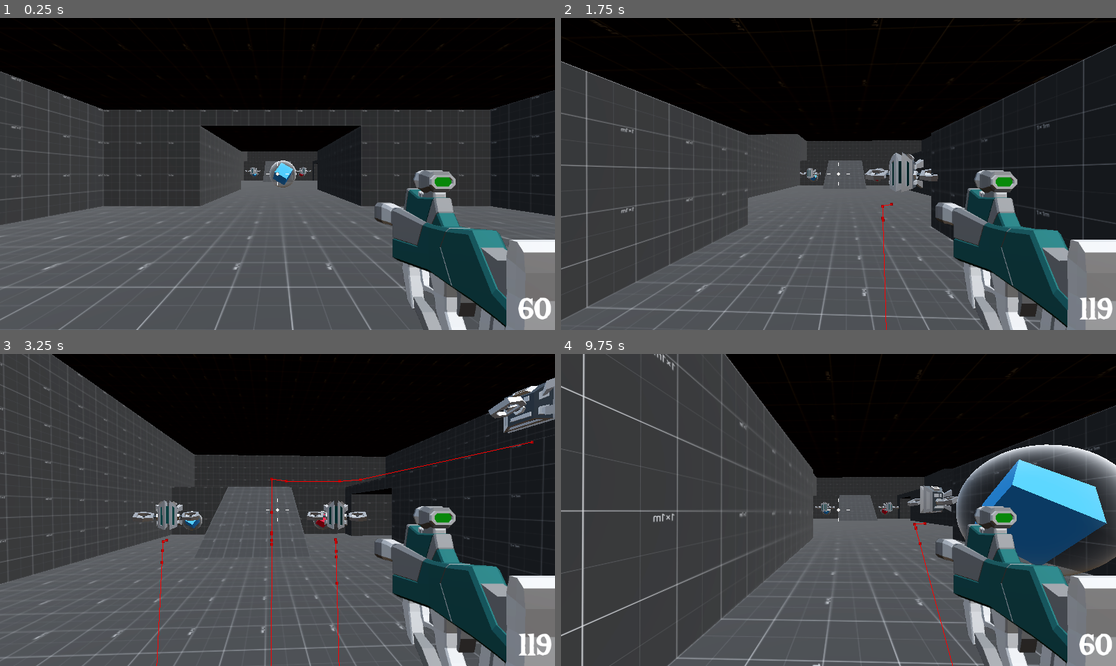
Above: before the commit, frames 1-4 (two rows, left to right).
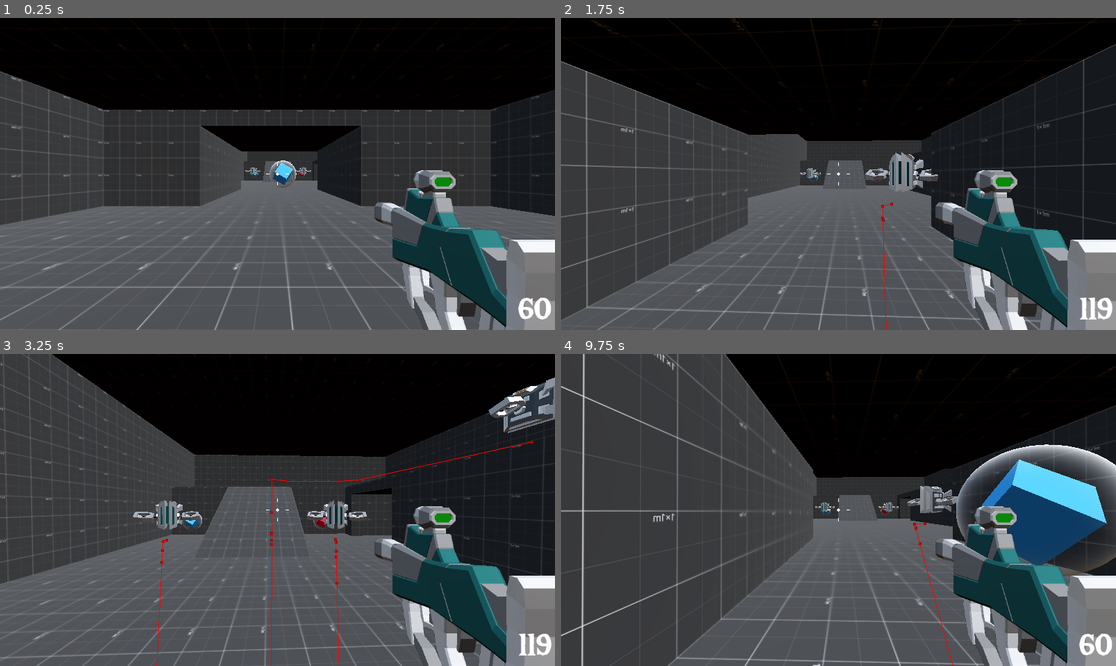
Above: after the commit, the same moments.

Repository: DTNevaeha/Shootout
Game: Godot game, scene res://Levels/main_level.tscn
Two runs of this game, one before a commit and one after it. Both use one fixed random seed, a clock stepped at 60 frames per second and the inputs below.
Inputs (mouse positions are in pixels of both pictures, inside the frame that each line leads up to):
- Up to frame 1 (0.25 s): no input
- Up to frame 2 (1.75 s): move the mouse to (866, 174) at 0.52 s; hold Right mouse button (aim) 0.53-1.28 s; hold W (move_forward) from 0.53 s (still down); tap Space (jump) at 0.77, 1.52 s; move the mouse to (810, 174) at 1.27 s; click (810, 174) at 1.35 s
- Up to frame 3 (3.25 s): keep holding W (move_forward); move the mouse to (288, 503) at 2.02 s; hold Mouse wheel up (next_weapon) 2.03-2.78 s; move the mouse to (271, 516) at 2.77 s; tap Mouse wheel down (previous_weapon) at 2.85 s; tap Space (jump) at 3.02 s
- Up to frame 4 (9.75 s): move the mouse to (877, 513) at 3.52 s; hold 1 (weapon_1) 3.53-4.28 s; tap Space (jump) at 3.77, 4.52, 6.02, 6.77, 7.52 s; move the mouse to (794, 506) at 4.27 s; tap 2 (weapon_2) at 4.35, 9.6 s; move the mouse to (844, 510) at 5.02 s; hold Right mouse button (aim) 5.03-5.78 s; move the mouse to (816, 503) at 5.77 s; release W (move_forward) at 5.78 s; hold D (move_right) 5.78-6.53 s; click (816, 503) at 5.85 s; move the mouse to (866, 510) at 6.52 s; hold Mouse wheel up (next_weapon) 6.53-7.28 s; hold W (move_forward) 6.53-8 s; move the mouse to (810, 510) at 7.27 s; tap Mouse wheel down (previous_weapon) at 7.35 s; click "HIT ME AGAIN" at 8 s; tap Enter at 8.75 s; move the mouse to (849, 503) at 8.77 s; hold W (move_forward) 8.78-9.53 s; hold 1 (weapon_1) 8.78-9.53 s; move the mouse to (832, 516) at 9.52 s; hold A (move_left) from 9.53 s (still down)

The runs differ from the first frame. In frame 1, less than 0.1% of the frame differs, in the area x 44-56%, y 48-51%; in frame 2, less than 0.1%; in frame 3, 0.2%, in the area x 23-100%, y 7-57%; in frame 4, less than 0.1%.

Commit message:
Enhanced enemy animation

Diff:
--- a/Enemy/enemy.gd
+++ b/Enemy/enemy.gd
@@ -7,8 +7,9 @@
 @export var attack_range := 1.5
 @export var max_hitpoints := 100
 
+@onready var animation_tree: AnimationTree = $AnimationTree
 @onready var navigation_agent_3d: NavigationAgent3D = $NavigationAgent3D
-@onready var animation_player: AnimationPlayer = $AnimationPlayer
+@onready var playback: AnimationNodeStateMachinePlayback = animation_tree["parameters/playback"]
 
 # Get the gravity from the project settings to be synced with RigidBody nodes.
 var gravity: float = ProjectSettings.get_setting("physics/3d/default_gravity")
@@ -48,7 +49,7 @@
 
 	if player_nearby:
 		if distance <= attack_range:
-			animation_player.play("Attack")
+			playback.travel("Attack")
 
 	if direction:
 		look_at_target(direction)
--- a/Enemy/enemy.tscn
+++ b/Enemy/enemy.tscn
@@ -97,6 +97,29 @@
 "RESET": SubResource("Animation_nw35y")
 }
 
+[sub_resource type="AnimationNodeAnimation" id="AnimationNodeAnimation_e2w56"]
+animation = &"Attack"
+
+[sub_resource type="AnimationNodeAnimation" id="AnimationNodeAnimation_eyn3v"]
+animation = &"Idle"
+
+[sub_resource type="AnimationNodeStateMachineTransition" id="AnimationNodeStateMachineTransition_0m4ak"]
+advance_mode = 2
+
+[sub_resource type="AnimationNodeStateMachineTransition" id="AnimationNodeStateMachineTransition_b8tdu"]
+
+[sub_resource type="AnimationNodeStateMachineTransition" id="AnimationNodeStateMachineTransition_4tc16"]
+switch_mode = 2
+advance_mode = 2
+
+[sub_resource type="AnimationNodeStateMachine" id="AnimationNodeStateMachine_753st"]
+states/Attack/node = SubResource("AnimationNodeAnimation_e2w56")
+states/Attack/position = Vector2(519, 100)
+states/Idle/node = SubResource("AnimationNodeAnimation_eyn3v")
+states/Idle/position = Vector2(329, 100)
+transitions = ["Start", "Idle", SubResource("AnimationNodeStateMachineTransition_0m4ak"), "Idle", "Attack", SubResource("AnimationNodeStateMachineTransition_b8tdu"), "Attack", "Idle", SubResource("AnimationNodeStateMachineTransition_4tc16")]
+graph_offset = Vector2(-496, 10.2705)
+
 [node name="Enemy" type="CharacterBody3D"]
 script = ExtResource("1_hs0co")
 
@@ -114,3 +137,7 @@
 
 [node name="Drone2" parent="." instance=ExtResource("2_7bbxa")]
 transform = Transform3D(1, 0, 0, 0, 1, 0, 0, 0, 1, 0, 0.5, 0)
+
+[node name="AnimationTree" type="AnimationTree" parent="."]
+tree_root = SubResource("AnimationNodeStateMachine_753st")
+anim_player = NodePath("../AnimationPlayer")
Not shown: 1 places in Enemy/enemy.tscn that only renumber resources
